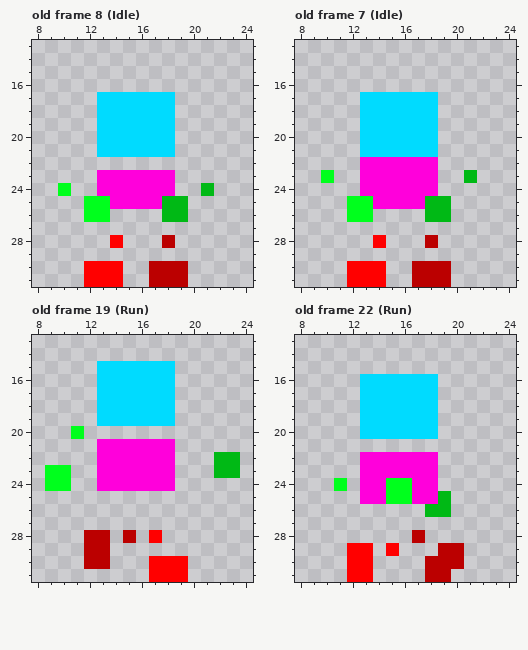
Pixel-art file, stored at assets/textures/player.aseprite. The picture above was drawn from the file before the commit.
32x32 pixels, 23 frames. Shown: old frame 8 (Idle): x 8..24, y 13..31; old frame 7 (Idle): x 8..24, y 13..31; old frame 19 (Run): x 8..24, y 13..31; old frame 22 (Run): x 8..24, y 13..31. The commit also changed other frames, which this record leaves out.
Now the later version:
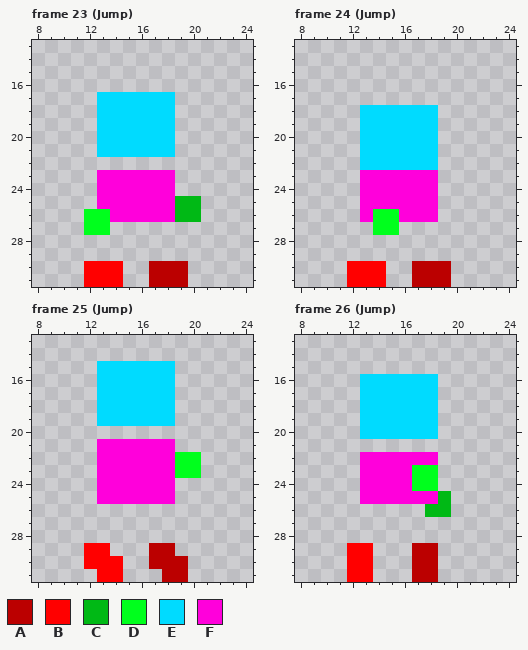
Palette (. is transparent): A #bb0000  B #ff0000  C #00b915  D #00ff1d  E #00dbff  F #ff00db
A new or re-ordered frame is compared with the old frame closest to it.
The author wrote: art: player jump + fall sheets
Changes in this commit:
frames 23 -> 30
frames re-ordered
Frame 23 (Jump) against old frame 8 (Idle), layer "Layer 8":
y 24: x 10 D -> .; x 21 C -> .
y 25: x 12..13 DD -> .F; x 18 C -> F; x 20 . -> C
y 26: x 14..18 ....C -> FFFFF; x 20 . -> C
y 27: x 12..13 .. -> DD
y 28: x 14 B -> .; x 18 A -> .
Frame 24 (Jump) is new; against old frame 7 (Idle), layer "Layer 8":
y 17: x 13..18 EEEEEE -> ......
y 22: x 13..18 FFFFFF -> EEEEEE
y 23: x 10 D -> .; x 21 C -> .
y 25: x 12..13 DD -> .F; x 18..19 CC -> F.
y 26: x 12..19 DD....CC -> .FDDFFF.
y 27: x 14..15 .. -> DD
y 28: x 14 B -> .; x 18 A -> .
Frame 25 (Jump) is new; against old frame 19 (Run), layer "Layer 8":
y 20: x 11 D -> .
y 22: x 19..20 .. -> DD; x 22..23 CC -> ..
y 23: x 9..10 DD -> ..; x 19..20 .. -> DD; x 22..23 CC -> ..
y 24: x 9..10 DD -> ..
y 25: x 13..18 ...... -> FFFFFF
y 28: x 12..13 AA -> ..; x 15 A -> .; x 17 B -> .
y 29: x 12..13 AA -> BB; x 17..18 .. -> AA
y 30: x 12..14 AA. -> BBB; x 17..19 BBB -> AAA
y 31: x 13..14 .. -> BB; x 17..19 BBB -> .AA
Frame 26 (Jump) is new; against old frame 22 (Run), layer "Layer 8":
y 23: x 17..18 FF -> DD
y 24: x 11 D -> .; x 15..18 DDFF -> FFDD
y 25: x 15..16 DD -> FF
y 28: x 17 A -> .
y 29: x 15 B -> .; x 17..20 ..AA -> AA..
y 30: x 17 . -> A; x 19..20 AA -> ..
y 31: x 17 . -> A; x 19 A -> .
